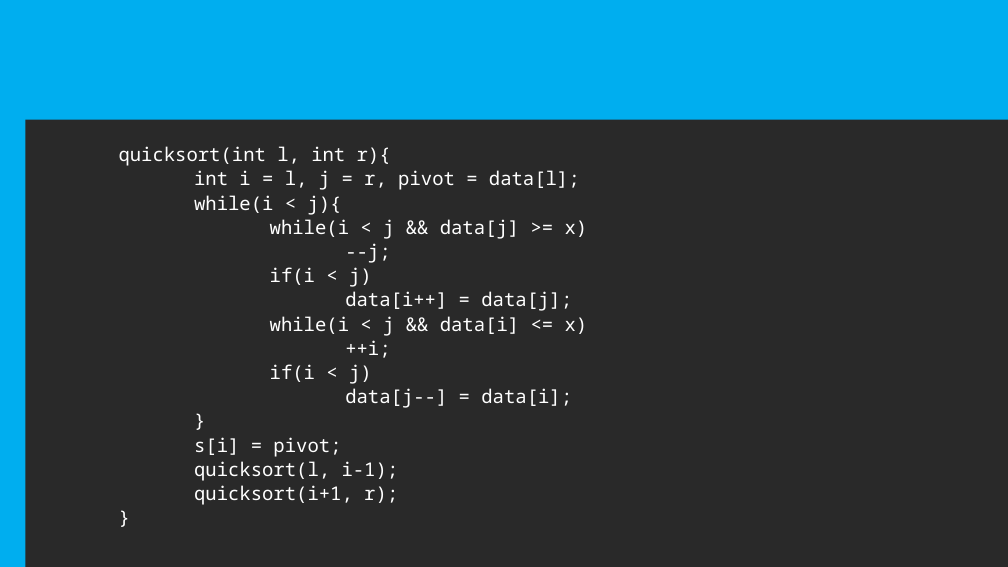
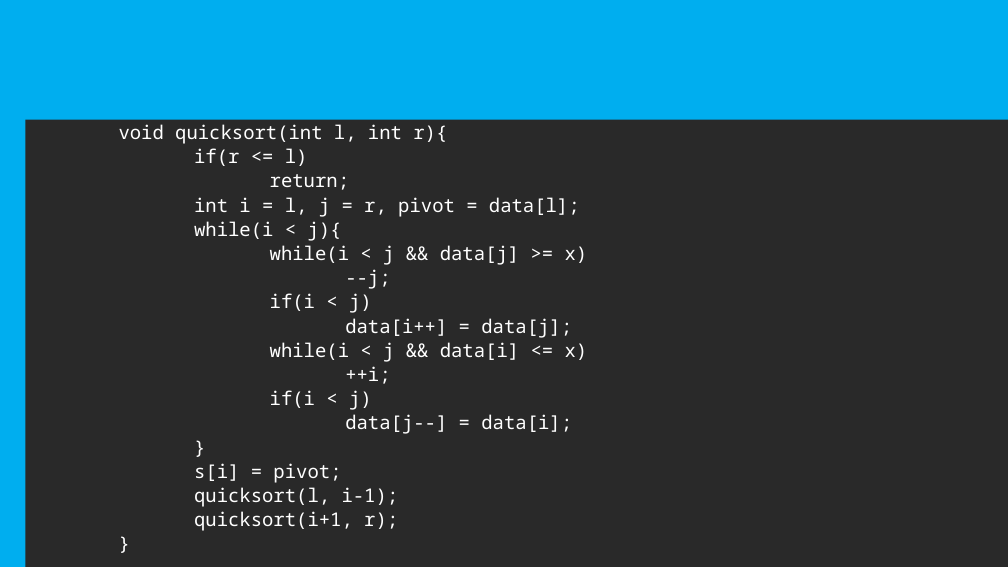
Before and after one commit to duanqn/programming_basic, a slide deck: slide 31 of slides/lec3.pptx. Drawn at 1008x567 pixels with LibreOffice and Linux fonts; fonts in the diff are those of the drawing. Boxes give left, top, right and bottom in pixels: in the first picture for what was removed or moved away, otherwise in the second. Text is boxed around its words. In the diff, an @@ line names an element or a change of style, - is before the commit and + after.

Commit message:
Fix quicksort page and add limitation of n in the 3rd homework problem

```diff
--- a/slides/lec3.pptx
+++ b/slides/lec3.pptx
@@ text "void quicksort(int l, int r){": place and size @@
-text "void quicksort(int l, int r){" at [119,146,588,505]
+text "void quicksort(int l, int r){" at [119,124,588,531]
@@ text at [119,124,447,190]: text changed @@
-quicksort(int l, int r){
+void quicksort(int l, int r){
+if(r <= l)
+return;
```
Also in this commit, not shown: 4 other slides changed.
